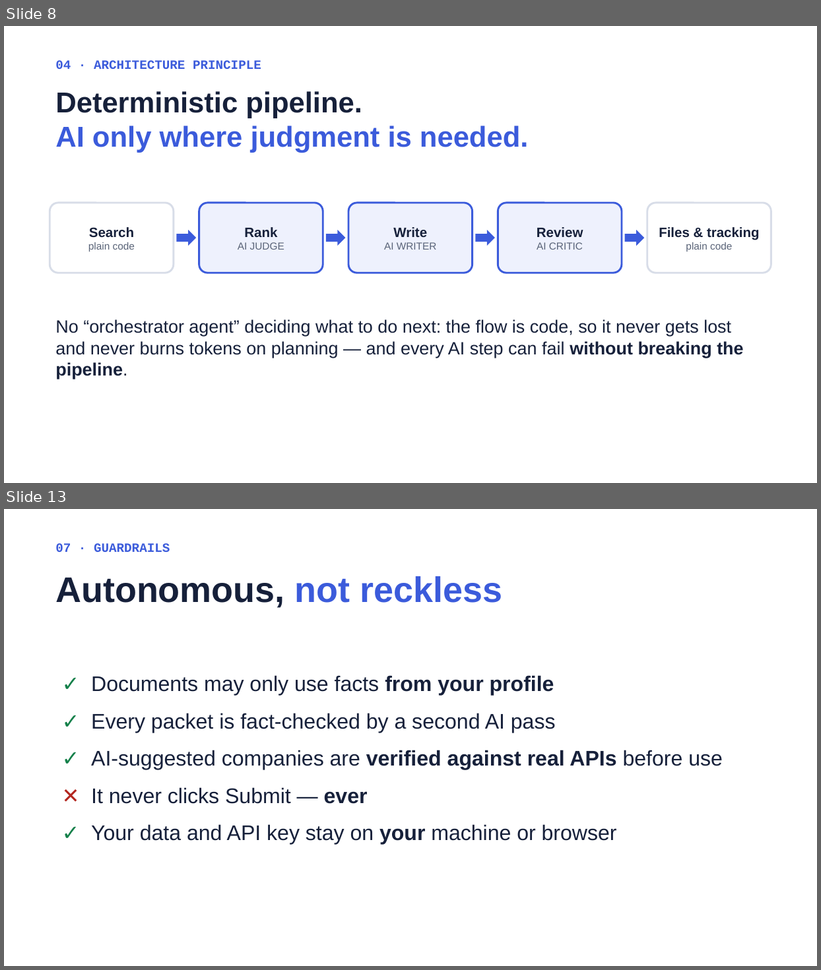
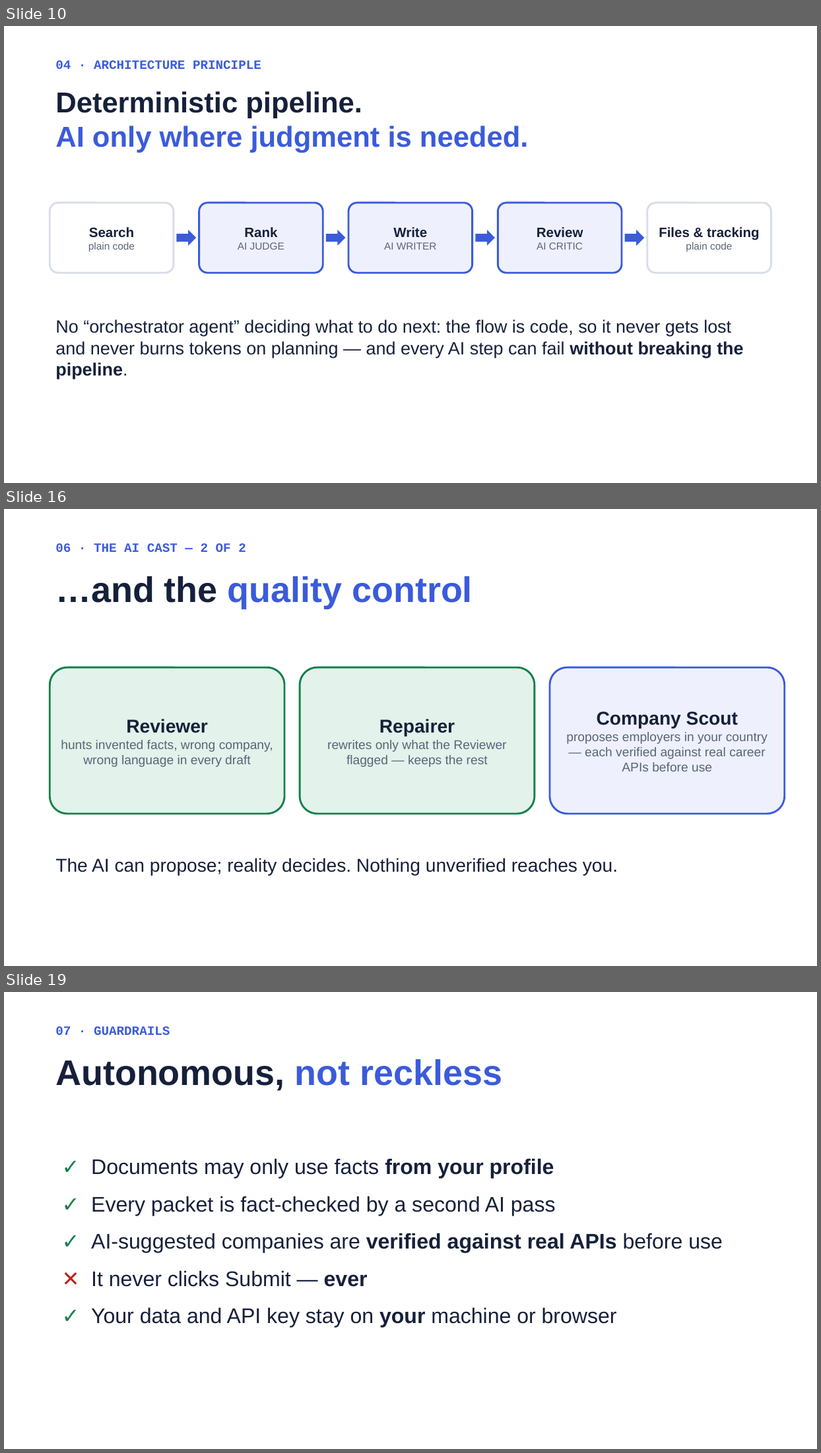
Before and after one commit to DavidZeff1/agent, a slide deck: presentation/Job Agent Presentation.pptx. Shown one above the other, each under a label of ours: slides 8 and 13 before the commit, slides 10, 16 and 19 after it; the slides between them are not shown. The pictures are 821x970 and 821x1453 pixels, drawn with LibreOffice and Linux fonts; fonts in the diff are those of the drawing. Boxes give left, top, right and bottom in pixels: in the first picture for what was removed or moved away, otherwise in the second. Text is boxed around its words. In the diff, an @@ line names an element or a change of style, - is before the commit and + after.

```diff
--- a/presentation/Job Agent Presentation.pptx
+++ b/presentation/Job Agent Presentation.pptx
@@ slide 16 added at bbox=[4, 509, 817, 966], background #FFFFFF @@
@@ text added at bbox=[55, 543, 246, 552], 15 pt, text #3B5BDB, bold @@
+06 · THE AI CAST — 2 OF 2
@@ text added at bbox=[55, 576, 472, 609], 42 pt, text #3B5BDB, bold @@
+…and the quality control
@@ rounded rectangle added at bbox=[50, 667, 284, 814], fill #E3F2EA, outline #14804A 2.25 pt, 15 pt, text #5A6478 @@
+Reviewer
+hunts invented facts, wrong company, wrong language in every draft
@@ rounded rectangle added at bbox=[300, 667, 535, 814], fill #E3F2EA, outline #14804A 2.25 pt, 15 pt, text #5A6478 @@
+Repairer
+rewrites only what the Reviewer flagged — keeps the rest
@@ rounded rectangle added at bbox=[550, 667, 785, 814], fill #EEF1FD, outline #3B5BDB 2.25 pt, 15 pt, text #5A6478 @@
+Company Scout
+proposes employers in your country — each verified against real career APIs before use
@@ text added at bbox=[55, 858, 618, 876], 22 pt, text #16203A @@
+The AI can propose; reality decides. Nothing unverified reaches you.
@@ what was slide 8 is now slide 10 @@
@@ what was slide 13 is now slide 19 @@
```
Also in this commit, not shown: 6 slides changed, 8 other slides added, 1 slide removed, 2 other files.
